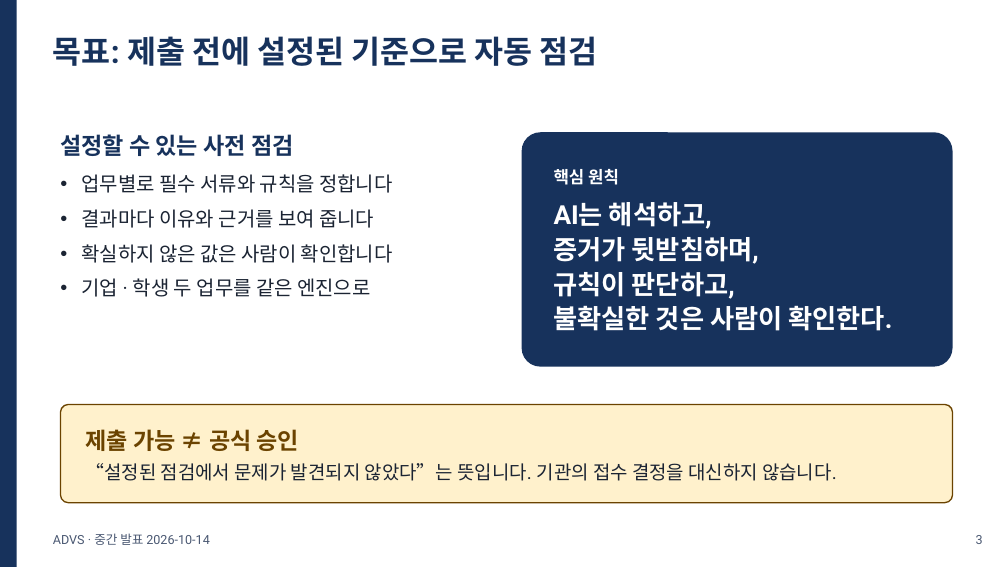
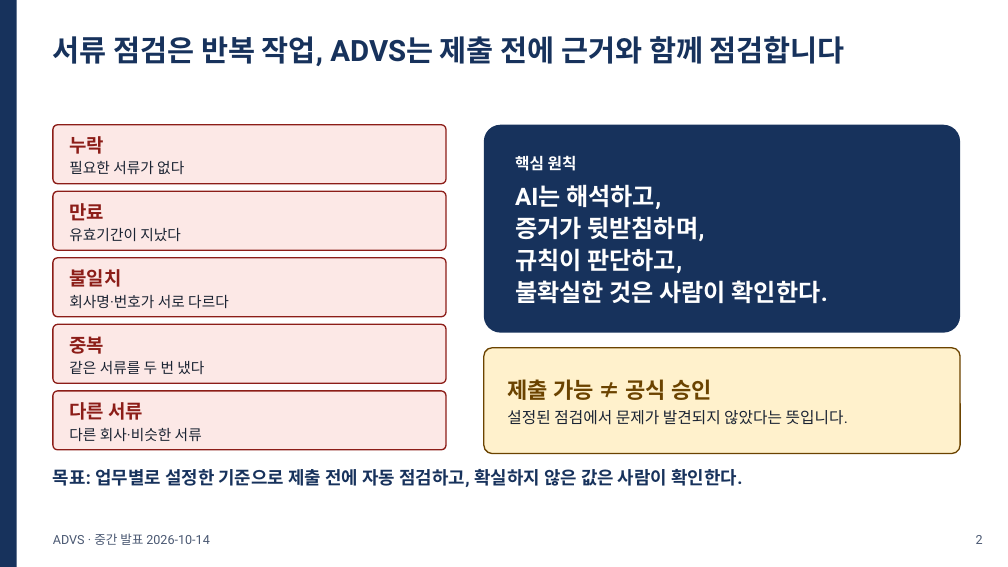
Before and after one commit to khabibro/ADVS, a slide deck: slide 2 of docs/midterm/ADVS_midterm.pptx (slide 3 before the commit). Drawn at 1008x567 pixels with LibreOffice and Linux fonts; fonts in the diff are those of the drawing. Boxes give left, top, right and bottom in pixels: in the first picture for what was removed or moved away, otherwise in the second. Text is boxed around its words. In the diff, an @@ line names an element or a change of style, - is before the commit and + after.

```diff
--- a/docs/midterm/ADVS_midterm.pptx
+++ b/docs/midterm/ADVS_midterm.pptx
@@ text at (x1=53, y1=36, x2=845, y2=66): text changed; size 30 to 28 pt @@
-목표: 제출 전에 설정된 기준으로 자동 점검
+서류 점검은 반복 작업, ADVS는 제출 전에 근거와 함께 점검합니다
@@ rounded rectangle added at (x1=53, y1=125, x2=446, y2=184), fill #FCE8E6, outline #8C1D18 1.25 pt, 14 pt, text #1B2433 @@
+누락
+필요한 서류가 없다
@@ text removed at (x1=60, y1=134, x2=393, y2=297) @@
-설정할 수 있는 사전 점검
-• 업무별로 필수 서류와 규칙을 정합니다
-• 결과마다 이유와 근거를 보여 줍니다
-• 확실하지 않은 값은 사람이 확인합니다
-• 기업 · 학생 두 업무를 같은 엔진으로
@@ rounded rectangle "핵심 원칙" resized from (x1=522, y1=132, x2=953, y2=367) to (x1=484, y1=125, x2=960, y2=333) @@
@@ rounded rectangle "핵심 원칙" at (x1=484, y1=125, x2=960, y2=333): size 16 to 15 pt in "핵심 원칙"; size 25 to 23 pt; less space between paragraphs @@
@@ rounded rectangle added at (x1=53, y1=191, x2=446, y2=250), fill #FCE8E6, outline #8C1D18 1.25 pt, 14 pt, text #1B2433 @@
+만료
+유효기간이 지났다
@@ rounded rectangle added at (x1=53, y1=258, x2=446, y2=317), fill #FCE8E6, outline #8C1D18 1.25 pt, 14 pt, text #1B2433 @@
+불일치
+회사명·번호가 서로 다르다
@@ rounded rectangle added at (x1=53, y1=324, x2=446, y2=383), fill #FCE8E6, outline #8C1D18 1.25 pt, 14 pt, text #1B2433 @@
+중복
+같은 서류를 두 번 냈다
@@ rounded rectangle "제출 가능 ≠ 공식 승인" resized from (x1=60, y1=405, x2=953, y2=503) to (x1=484, y1=348, x2=960, y2=454) @@
@@ text in rounded rectangle at (x1=507, y1=379, x2=712, y2=400): size 22 to 21 pt in "제출 가능 ≠ 공식 승인" @@
@@ rounded rectangle added at (x1=53, y1=391, x2=446, y2=450), fill #FCE8E6, outline #8C1D18 1.25 pt, 14 pt, text #1B2433 @@
+다른 서류
+다른 회사·비슷한 서류
@@ text in rounded rectangle at (x1=507, y1=410, x2=848, y2=425): text changed; size 18 to 15 pt @@
-“설정된 점검에서 문제가 발견되지 않았다”는 뜻입니다. 기관의 접수 결정을 대신하지 않습니다.
+설정된 점검에서 문제가 발견되지 않았다는 뜻입니다.
@@ text added at (x1=53, y1=469, x2=742, y2=487), 17 pt, text #17325C, bold @@
+목표: 업무별로 설정한 기준으로 제출 전에 자동 점검하고, 확실하지 않은 값은 사람이 확인한다.
@@ text at (x1=976, y1=535, x2=983, y2=544): text changed @@
-3
+2
```
Also in this commit, not shown: 8 other slides changed, 9 slides added, 5 slides removed, 4 other files.
